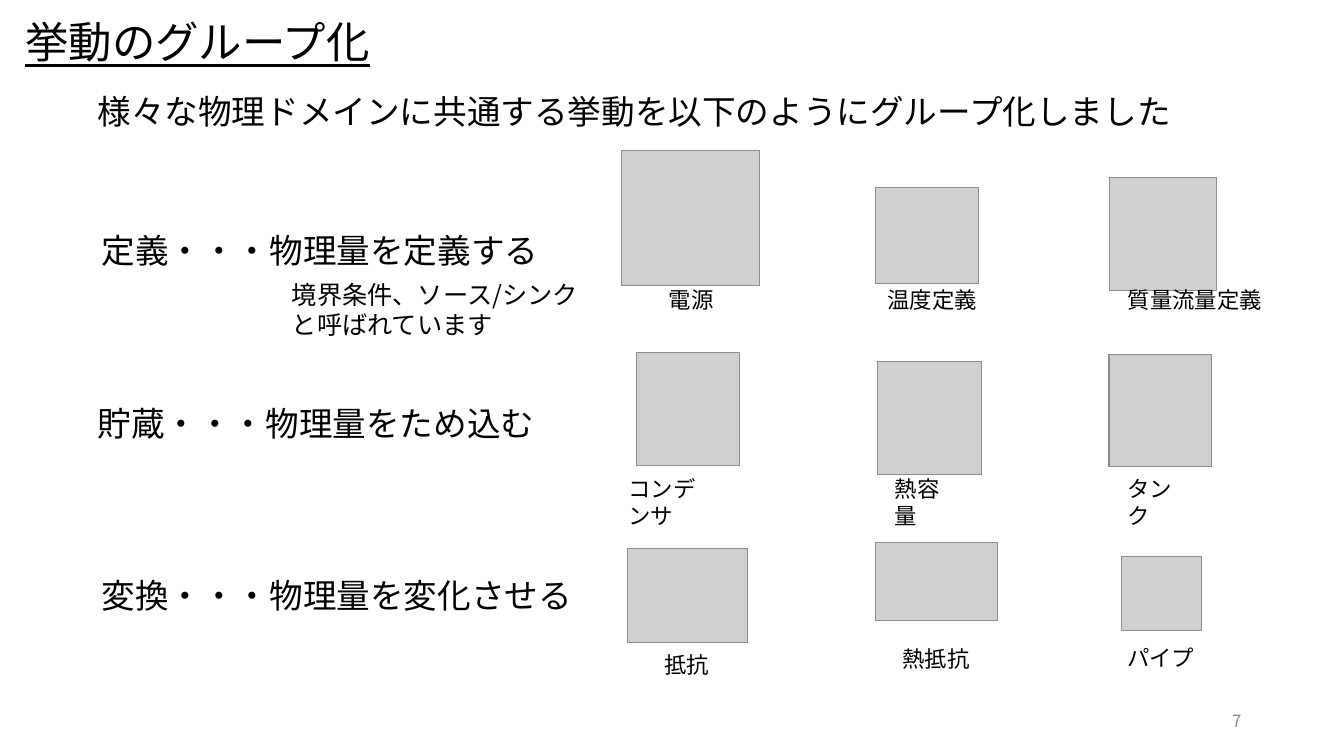
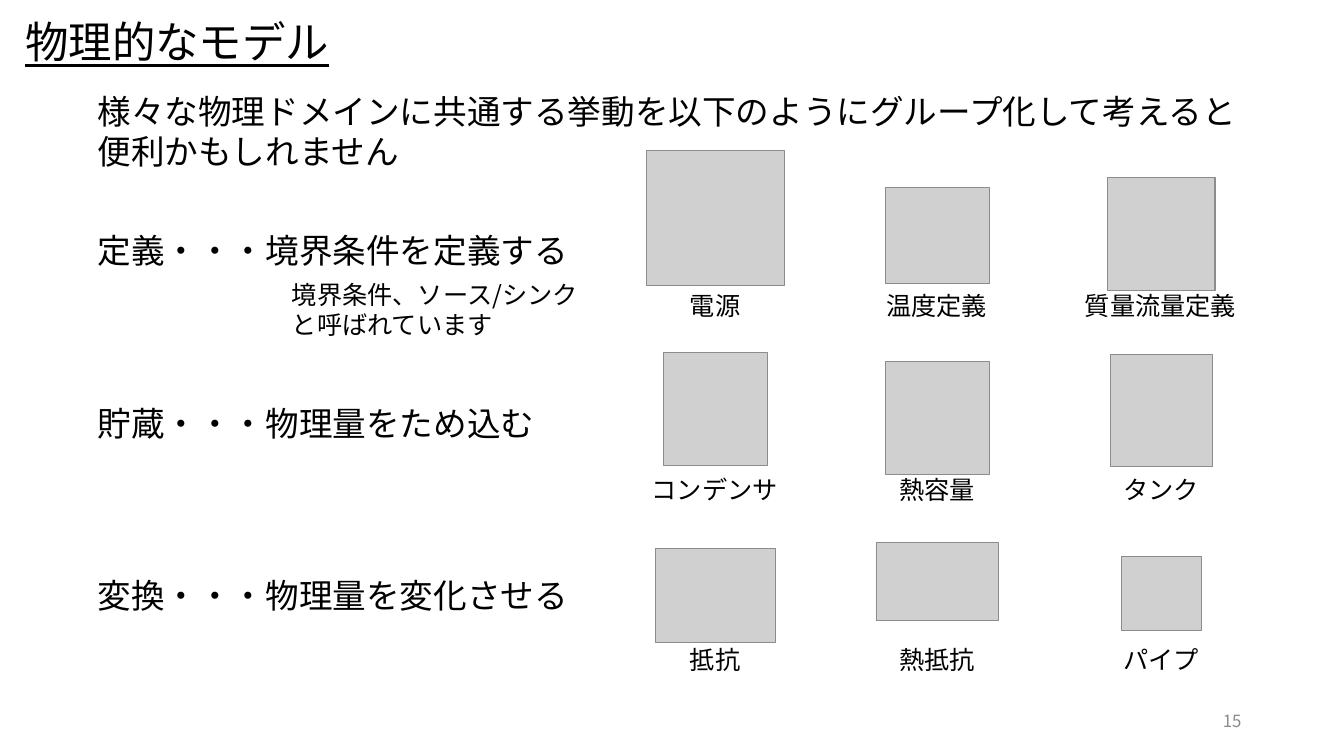
Before and after one commit to UedaShigenori/OpenModelica_Tutorials_Ja, a slide deck: slide 15 of Dev/7_PhysicsDomainModel/OpenModelica_Tutorials_7_PlantModel.pptx (slide 7 before the commit). Drawn at 1344x756 pixels with LibreOffice and Linux fonts; fonts in the diff are those of the drawing; grey boxes stand for pictures. Boxes give left, top, right and bottom in pixels: in the first picture for what was removed or moved away, otherwise in the second. Text is boxed around its words. In the diff, an @@ line names an element or a change of style, - is before the commit and + after.

```diff
--- a/Dev/7_PhysicsDomainModel/OpenModelica_Tutorials_7_PlantModel.pptx
+++ b/Dev/7_PhysicsDomainModel/OpenModelica_Tutorials_7_PlantModel.pptx
@@ text at (x1=25, y1=21, x2=329, y2=67): text changed @@
-挙動のグループ化
+物理的なモデル
@@ text at (x1=98, y1=95, x2=1236, y2=167): text changed @@
-様々な物理ドメインに共通する挙動を以下のようにグループ化しました
+様々な物理ドメインに共通する挙動を以下のようにグループ化して考えると便利かもしれません
@@ picture moved from (x1=622, y1=150, x2=760, y2=285) to (x1=646, y1=150, x2=784, y2=285) @@
@@ picture moved from (x1=875, y1=188, x2=979, y2=283) to (x1=886, y1=188, x2=990, y2=283) @@
@@ text at (x1=98, y1=234, x2=568, y2=266): text changed @@
-定義・・・物理量を定義する
+定義・・・境界条件を定義する
@@ text "電源" moved from (x1=669, y1=285, x2=714, y2=310) to (x1=690, y1=294, x2=740, y2=317) @@
@@ text "質量流量定義" moved from (x1=1128, y1=285, x2=1262, y2=313) to (x1=1085, y1=289, x2=1236, y2=317) @@
@@ picture moved from (x1=636, y1=353, x2=740, y2=466) to (x1=664, y1=353, x2=768, y2=466) @@
@@ picture moved from (x1=878, y1=362, x2=982, y2=475) to (x1=886, y1=362, x2=990, y2=475) @@
@@ size 16 to 18 pt in 9 elements at (x1=899, y1=647, x2=975, y2=671), (x1=1123, y1=648, x2=1199, y2=670), (x1=886, y1=293, x2=987, y2=317), (x1=690, y1=294, x2=740, y2=317), (x1=690, y1=647, x2=740, y2=671), (x1=1085, y1=289, x2=1236, y2=317), (x1=1123, y1=478, x2=1199, y2=500), (x1=899, y1=474, x2=975, y2=501), (x1=652, y1=477, x2=778, y2=501) @@
@@ text "コンデンサ" moved from (x1=629, y1=478, x2=696, y2=525) to (x1=652, y1=477, x2=778, y2=501) @@
@@ picture moved from (x1=627, y1=548, x2=747, y2=642) to (x1=656, y1=548, x2=776, y2=642) @@
@@ text "変換・・・物理量を変化させる" moved from (x1=102, y1=579, x2=572, y2=611) to (x1=98, y1=579, x2=568, y2=611) @@
@@ text "抵抗" moved from (x1=664, y1=654, x2=709, y2=675) to (x1=690, y1=647, x2=740, y2=671) @@
@@ page number at (x1=1223, y1=715, x2=1242, y2=727): text changed @@
-7
+15
```
Also in this commit, not shown: 10 other slides changed, 10 slides added.
